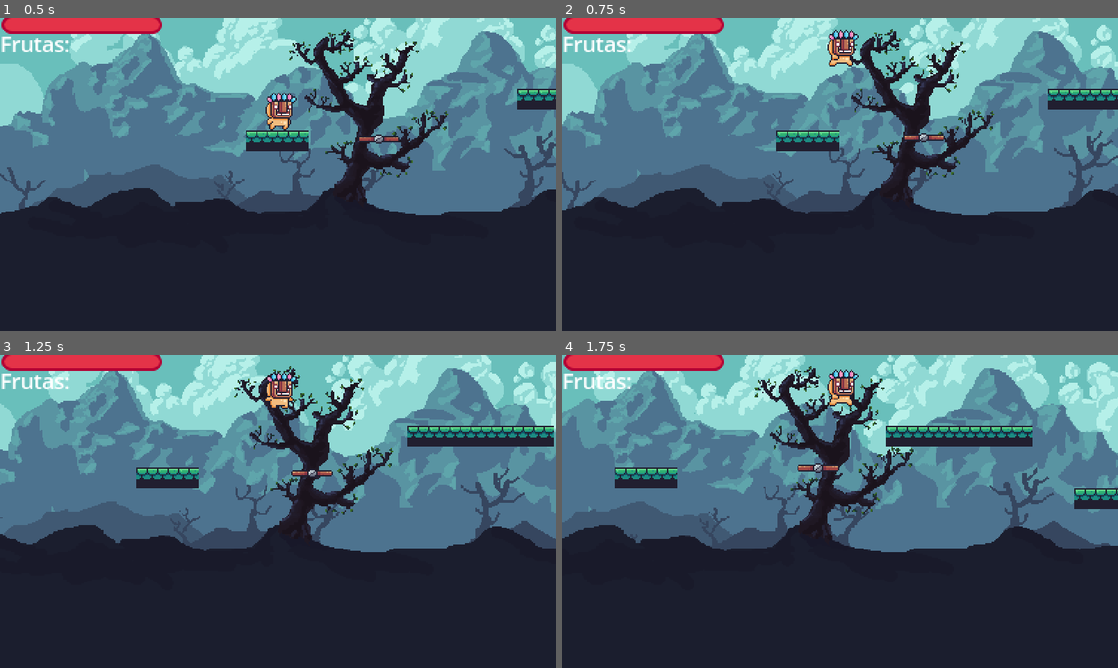
Above: before the commit, frames 1-4 (two rows, left to right).
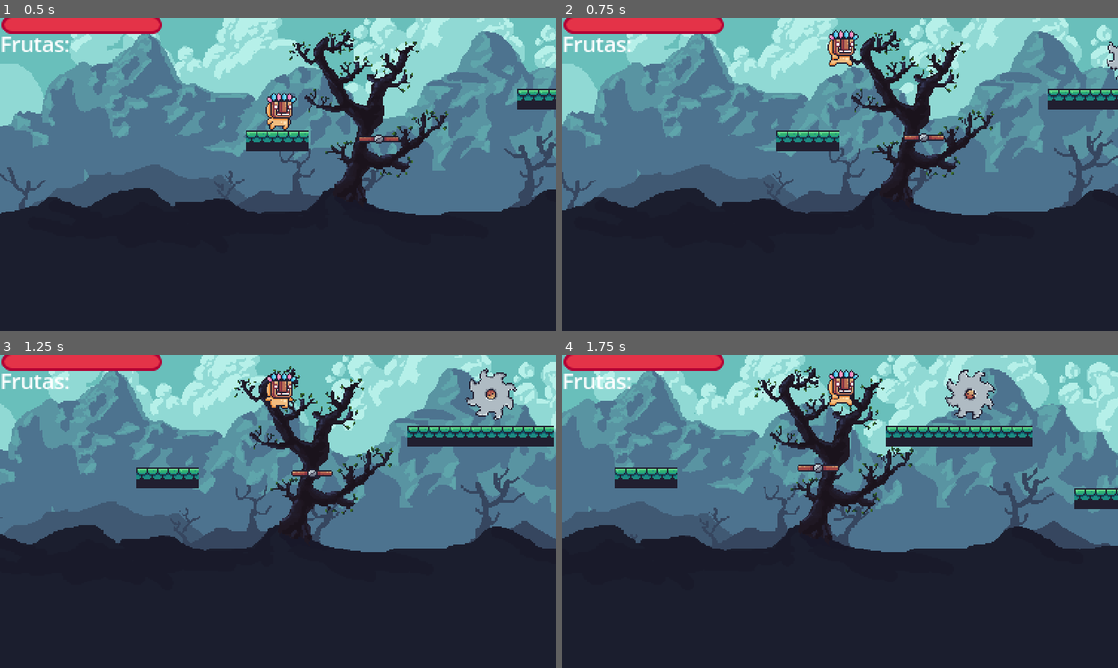
Above: after the commit, the same moments.

Repository: Sergiodevelopersk8/godotjuegoscursos
Game: Godot game, scene res://scene/world_2.tscn
Two runs of this game, one before a commit and one after it. Both use one fixed random seed, a clock stepped at 60 frames per second and the inputs below. This scene is started directly instead of the project's main scene.
Inputs:
- Up to frame 1 (0.5 s): no input
- Up to frame 2 (0.75 s): tap Enter (ui_accept) at 0.5 s; hold Right (ui_right) from 0.53 s (still down)
- Up to frame 3 (1.25 s): keep holding Right (ui_right); tap Enter (ui_accept) at 0.77 s
- Up to frame 4 (1.75 s): keep holding Right (ui_right); tap Enter (ui_accept) at 1.52 s

Frame 1 is identical in both runs. In frame 2, 0.1% of the frame differs, in the area x 98-100%, y 7-20%; in frame 3, 0.9%; in frame 4, 0.9%, in the area x 68-78%, y 4-21%.

Commit message:
video 58 min 12:48

Diff:
--- a/plataformas/new-game-project/Personajes/EnemigoCerdito/enemigo_cerdito.tscn
+++ b/plataformas/new-game-project/Personajes/EnemigoCerdito/enemigo_cerdito.tscn
@@ -3,12 +3,10 @@
 [ext_resource type="PackedScene" uid="uid://cvqslim0foc6j" path="res://Personajes/personajes.tscn" id="1_ab4iu"]
 [ext_resource type="Script" path="res://Personajes/EnemigoCerdito/enemigo_cerdito.gd" id="2_hpgt1"]
 [ext_resource type="Texture2D" uid="uid://qh4778c8molj" path="res://Assets_PixelAdventure/Enemies/AngryPig/angryPig.png" id="2_pkgng"]
+[ext_resource type="PackedScene" uid="uid://dwbaj5cmn0ti1" path="res://Trampas/dmg_player.tscn" id="4_sw6n6"]
 
 [sub_resource type="RectangleShape2D" id="RectangleShape2D_32mld"]
 size = Vector2(20, 25)
-
-[sub_resource type="RectangleShape2D" id="RectangleShape2D_23uxt"]
-size = Vector2(25, 24)
 
 [node name="EnemigoCerdito" groups=["Enemigos"] instance=ExtResource("1_ab4iu")]
 collision_layer = 2
@@ -43,12 +41,7 @@
 [node name="raycastPlayerDetector" type="RayCast2D" parent="." index="4"]
 target_position = Vector2(-50, 0)
 
-[node name="dmgPlayer" type="Area2D" parent="." index="5"]
-collision_layer = 2
-
-[node name="CollisionShape2D" type="CollisionShape2D" parent="dmgPlayer" index="0"]
-position = Vector2(0.5, 3)
-shape = SubResource("RectangleShape2D_23uxt")
+[node name="dmgPlayer" parent="." index="5" instance=ExtResource("4_sw6n6")]
 
 [connection signal="timeout" from="Raycast/RayTimer" to="." method="_on_ray_timer_timeout"]
 [connection signal="body_entered" from="dmgPlayer" to="." method="_on_dmg_player_body_entered"]
--- /dev/null
+++ b/plataformas/new-game-project/Trampas/dmg_player.tscn
@@ -0,0 +1,11 @@
+[gd_scene load_steps=2 format=3 uid="uid://dwbaj5cmn0ti1"]
+
+[sub_resource type="RectangleShape2D" id="RectangleShape2D_23uxt"]
+size = Vector2(25, 24)
+
+[node name="dmgPlayer" type="Area2D"]
+collision_layer = 2
+
+[node name="CollisionShape2D" type="CollisionShape2D" parent="."]
+position = Vector2(0.5, 3)
+shape = SubResource("RectangleShape2D_23uxt")
--- /dev/null
+++ b/plataformas/new-game-project/Trampas/sierra.gd
@@ -0,0 +1,14 @@
+@tool
+extends Node2D
+
+var dmg = 1
+
+@onready var sprite = $SierraVerdadera/Sprite
+@onready var path = $Path2D/PathFollow2D
+
+func _process(delta):
+	sprite.rotate(deg_to_rad(450 * delta))
+
+func _on_dmg_player_body_entered(body):
+	if body is Player:
+		body.takeDamage(dmg)
--- /dev/null
+++ b/plataformas/new-game-project/Trampas/sierra.tscn
@@ -0,0 +1,25 @@
+[gd_scene load_steps=5 format=3 uid="uid://bucghs271cb52"]
+
+[ext_resource type="Script" path="res://Trampas/sierra.gd" id="1_v4rko"]
+[ext_resource type="Texture2D" uid="uid://5yqlida7hamy" path="res://Assets_PixelAdventure/Traps/Saw/Off.png" id="2_8jpr4"]
+[ext_resource type="PackedScene" uid="uid://dwbaj5cmn0ti1" path="res://Trampas/dmg_player.tscn" id="3_kyl7k"]
+
+[sub_resource type="Curve2D" id="Curve2D_roman"]
+
+[node name="Sierra" type="Node2D"]
+script = ExtResource("1_v4rko")
+
+[node name="SierraVerdadera" type="Node2D" parent="."]
+
+[node name="Sprite" type="Sprite2D" parent="SierraVerdadera"]
+position = Vector2(-4, 0)
+texture = ExtResource("2_8jpr4")
+
+[node name="dmgPlayer" parent="SierraVerdadera" instance=ExtResource("3_kyl7k")]
+
+[node name="Path2D" type="Path2D" parent="."]
+curve = SubResource("Curve2D_roman")
+
+[node name="PathFollow2D" type="PathFollow2D" parent="Path2D"]
+
+[connection signal="body_entered" from="SierraVerdadera/dmgPlayer" to="." method="_on_dmg_player_body_entered"]
--- a/plataformas/new-game-project/scene/world_2.tscn
+++ b/plataformas/new-game-project/scene/world_2.tscn
@@ -10,6 +10,7 @@
 [ext_resource type="Texture2D" uid="uid://owlwdggvbxt3" path="res://Assets_PixelAdventure/Parallax/parallax-04.png" id="8_lwc3l"]
 [ext_resource type="PackedScene" uid="uid://df5s5gnvialfs" path="res://Personajes/MovingPlatform/platform.tscn" id="9_faqjp"]
 [ext_resource type="PackedScene" uid="uid://bcrtjraaofvwu" path="res://Personajes/MovingPlatform/fall_damage.tscn" id="10_vygxg"]
+[ext_resource type="PackedScene" uid="uid://bucghs271cb52" path="res://Trampas/sierra.tscn" id="11_tmrq2"]
 
 [sub_resource type="TileSetAtlasSource" id="TileSetAtlasSource_6cr64"]
 texture = ExtResource("1_5olg3")
@@ -155,4 +156,7 @@
 position = Vector2(93, 87)
 shape = SubResource("RectangleShape2D_sku4o")
 
+[node name="Sierra" parent="." instance=ExtResource("11_tmrq2")]
+position = Vector2(251, -40)
+
 [editable path="FallDamage"]
Not shown: 1 places in plataformas/new-game-project/scene/world_2.tscn that only renumber resources
